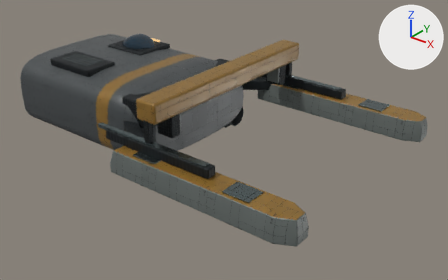
A saved change to the glTF model assets/ships/parts/wholeships/pallet_jack.glb.
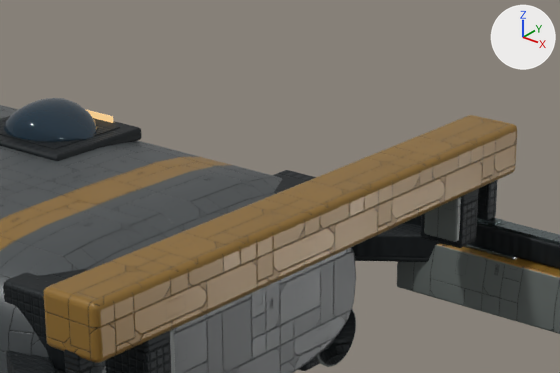
Old and new are each drawn whole from a camera (50 mm lens) standing at (24.1, -27.9, 16.1) and looking at (1.3, 0.5, -1.6) and again close up on the part from 27% to 70% of the width and 0% to 46% of the height. The lights are fixed; the arrows at upper right show +X, +Y and +Z. The first two pictures are the older version. Objects named as collision shapes, trigger or cutter boxes, shadow casters or lower levels of detail are left out. Where no turn or scale is listed for an object, it has been applied to the vertices. Vertices at exactly the same position are counted once.

Names of what the first close-up shows: 'LOD0_Armor', 'LOD0_BrushedMetal', 'LOD0_CANOPY', 'LOD0_HOOK_REVERSE_3_MechanicalDark', 'LOD0_Hull', 'LOD0_Livery', 'LOD0_MOTION_PALLET_JACK_CLAMP_Armor', 'LOD0_MOTION_PALLET_JACK_CLAMP_Livery', 'LOD0_MOTION_PALLET_JACK_CLAMP_MechanicalDark', 'LOD0_MechanicalDark' and 3 more.
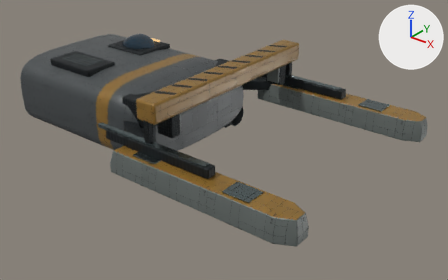
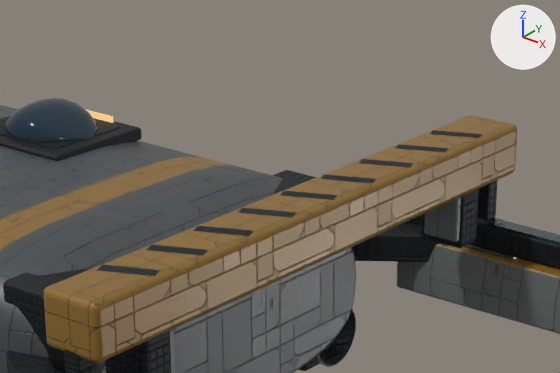
Boxes [x1, y1, x2, y2] around the edits, measured in the close-ups (560 x 373 px):
'LOD0_MOTION_PALLET_JACK_CLAMP_MechanicalDark', reshaped: before [64, 180, 498, 373]; after [64, 130, 498, 373]
part 1 of me_lod0_motion_pallet_jack_clamp_mechanicaldark, added: after [97, 130, 482, 276]

The change, as a diff of the scene's bpy script:
```diff
--- a/assets/ships/parts/wholeships/pallet_jack.glb.py
+++ b/assets/ships/parts/wholeships/pallet_jack.glb.py
@@ me_lod0_motion_pallet_jack_clamp_mechanicaldark @@
 # used by ob_lod0_motion_pallet_jack_clamp_mechanicaldark; location = (0.0, 0.0, 0.0)
-me_lod0_motion_pallet_jack_clamp_mechanicaldark.from_pydata(...)  # 384 vertices, 752 faces; spans x 1.42..2.58, y -6.99..6.99, z 1.18..3.1
+me_lod0_motion_pallet_jack_clamp_mechanicaldark.from_pydata(...)  # 420 vertices, 770 faces; spans x 1.42..2.58, y -6.99..6.99, z 1.18..3.7
+# me_lod0_motion_pallet_jack_clamp_mechanicaldark part 1
+# 18 vertices are added at x 1.42..1.54, y -5.77..5.3, z 3.7
+# 18 new vertices lie (1.04, 0.47, 0.0) away from vertices in x 1.42..1.54, y -5.77..5.3, z 3.7
+# 18 new faces join them
 me_lod0_motion_pallet_jack_clamp_mechanicaldark.materials.append(mat_material_mechanicaldark)
```
